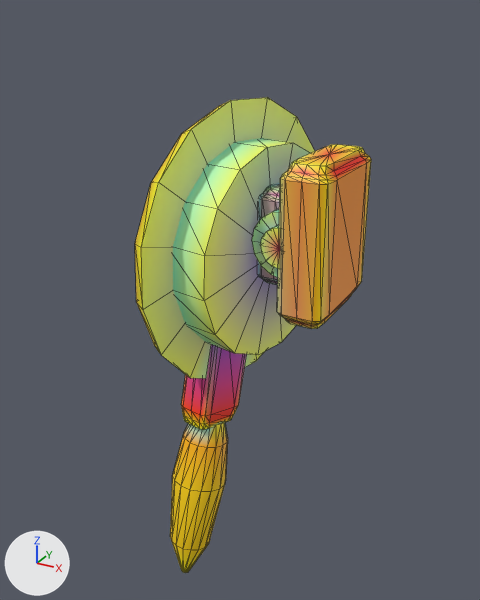
A saved change to the glTF model models/parts/llm_gen_aux_shield_094_c34792.glb.
One viewpoint serves both versions: a camera (50 mm lens) standing at (16.0, -51.0, 17.7) and looking at (-11.7, -0.7, -7.5). Lighting does not change. The marker at lower left points along +X, +Y and +Z. The picture after the commit comes second. Mesh edges are drawn as thin lines. Vertices at exactly the same position are counted once.

Names of what the first picture shows: 'adapter_clamp_pin_gold', 'adapter_forearm_clamp_dark', 'beam_saber_halo_laser_disc_lance_beam_5', 'disc_backing_plate_0_adapter_dark', 'disc_lance_housing_4_wing_white', 'disc_outer_bezel_white_1_titanium_silver'.
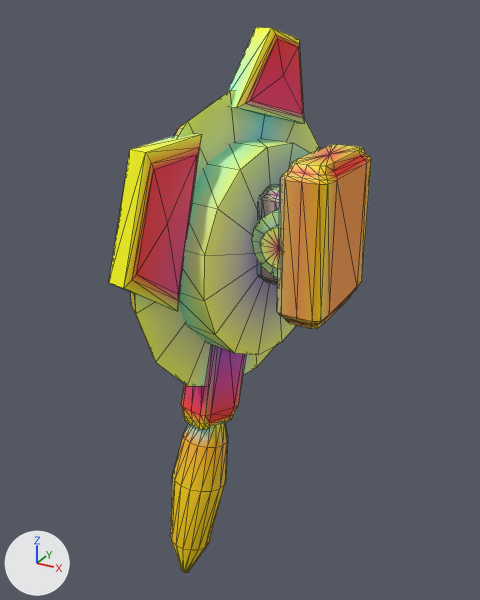
Patch to the scene script:
```diff
--- a/models/parts/llm_gen_aux_shield_094_c34792.glb.py
+++ b/models/parts/llm_gen_aux_shield_094_c34792.glb.py
@@ me_disc_outer_bezel_white_1_titanium_silver @@
 # used by ob_disc_outer_bezel_white_1_titanium_silver; location = (0.0, 0.0, 0.0)
-me_disc_outer_bezel_white_1_titanium_silver.from_pydata(...)  # 66 vertices, 128 faces; spans x -14.8..-9.1, y -13.1..12.2, z -14.8..10.8
+me_disc_outer_bezel_white_1_titanium_silver.from_pydata(...)  # 66 vertices, 128 faces; spans x -14.8..-8.9, y -13.8..12.9, z -15.6..11.6
+# me_disc_outer_bezel_white_1_titanium_silver part 1: 32 of 66 vertices moved; they spanned x -14.7..-9.1, y -13.1..12.2, z -14.8..10.8 and now span x -14.8..-8.9, y -13.8..12.9, z -15.6..11.6; mean shift (0.0, 0.0, 0.0); largest move (-12.4, -7.0, 9.1) -> (-12.5, -7.4, 9.8)
 me_disc_outer_bezel_white_1_titanium_silver.materials.append(mat_defaultmaterial_003)
@@ me_disc_petal_fwd_6_wing_white @@
+me_disc_petal_fwd_6_wing_white.from_pydata(...)  # 26 vertices, 48 faces; spans x -14.97..-11.36, y -15.64..-6.63, z -4.88..8.8
+me_disc_petal_fwd_6_wing_white.materials.append(mat_defaultmaterial_008)
@@ me_disc_fin_top_5_titanium_silver @@
+me_disc_fin_top_5_titanium_silver.from_pydata(...)  # 26 vertices, 48 faces; spans x -12.64..-8.89, y -2.72..7.27, z 7.9..16.19
+me_disc_fin_top_5_titanium_silver.materials.append(mat_defaultmaterial_007)
@@ ob_disc_petal_fwd_6_wing_white @@
+ob_disc_petal_fwd_6_wing_white = bpy.data.objects.new('disc_petal_fwd_6_wing_white', me_disc_petal_fwd_6_wing_white)
+ob_disc_petal_fwd_6_wing_white.location = (0.0, 0.0, 0.0)
@@ ob_disc_fin_top_5_titanium_silver @@
+ob_disc_fin_top_5_titanium_silver = bpy.data.objects.new('disc_fin_top_5_titanium_silver', me_disc_fin_top_5_titanium_silver)
+ob_disc_fin_top_5_titanium_silver.location = (0.0, 0.0, 0.0)
```

Where the change shows, as pixel boxes [x1, y1, x2, y2] in the pictures (480 x 600 px):
'disc_outer_bezel_white_1_titanium_silver', reshaped
    before: [135, 97, 315, 379]
    after: [131, 90, 319, 386]
'disc_petal_fwd_6_wing_white', added
    after: [109, 133, 202, 311]
'disc_fin_top_5_titanium_silver', added (red)
    after: [227, 27, 304, 123]
